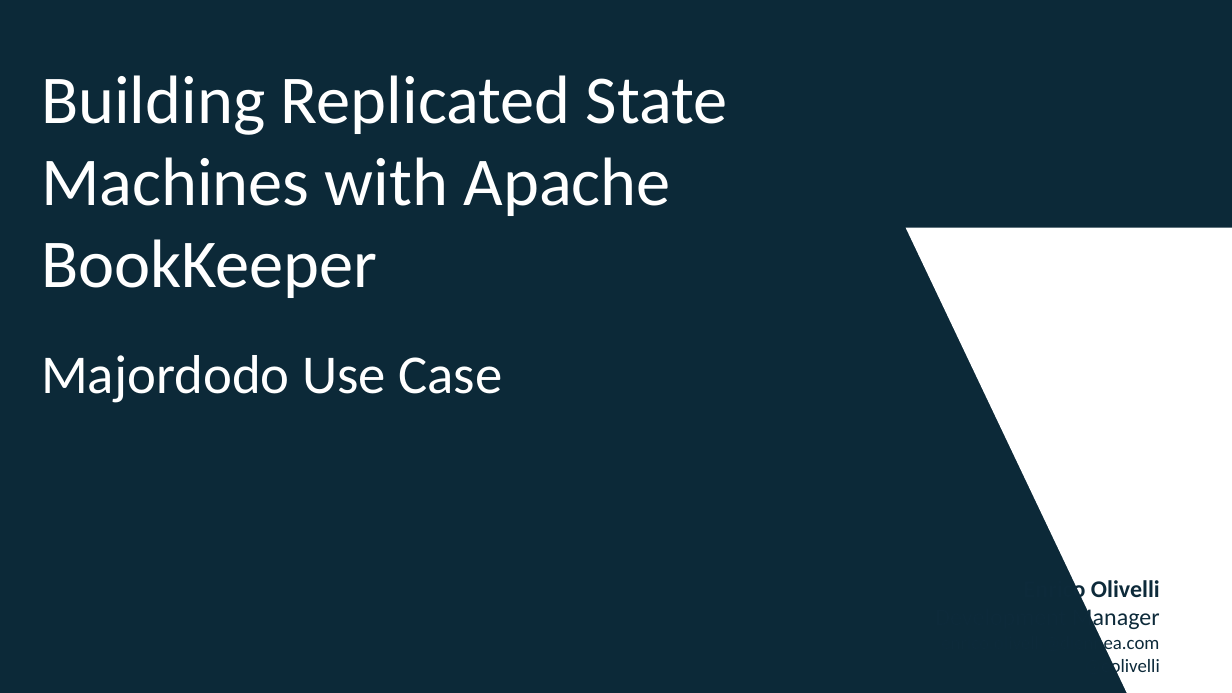
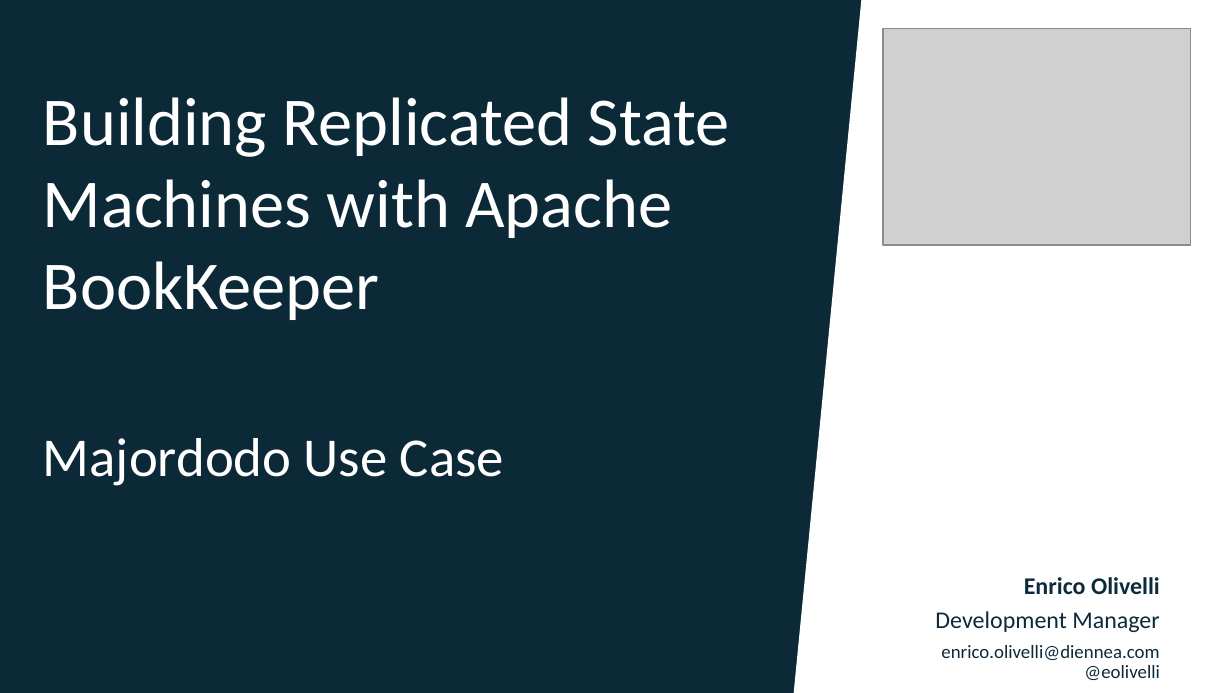
Before and after one commit to diennea/majordodo, a slide deck: slide 1 of docs/Diennea_Olivelli_ApacheCon16.pptx. Drawn at 1232x693 pixels with LibreOffice and Linux fonts; fonts in the diff are those of the drawing; grey boxes stand for pictures; background and template pictures are left out. Boxes give left, top, right and bottom in pixels: in the first picture for what was removed or moved away, otherwise in the second. Text is boxed around its words. In the diff, an @@ line names an element or a change of style, - is before the commit and + after.

Commit message:
apachecon ppt

```diff
--- a/docs/Diennea_Olivelli_ApacheCon16.pptx
+++ b/docs/Diennea_Olivelli_ApacheCon16.pptx
@@ freeform shape at [792, 0, 1232, 693]: outline redrawn @@
@@ picture added at [883, 28, 1190, 245] @@
@@ text "Building Replicated State Machines with ...": place and size @@
-text "Building Replicated State Machines with ..." at [41, 75, 728, 403]
+text "Building Replicated State Machines with ..." at [43, 97, 730, 486]
@@ text "Building Replicated State Machines with ..." at [43, 97, 730, 486]: more space between paragraphs @@
@@ text "Enrico Olivelli" at [935, 577, 1160, 680]: line spacing 1 to 0.9; more space between paragraphs @@
```
Also in this commit, not shown: 18 other slides changed, 1 other file.
